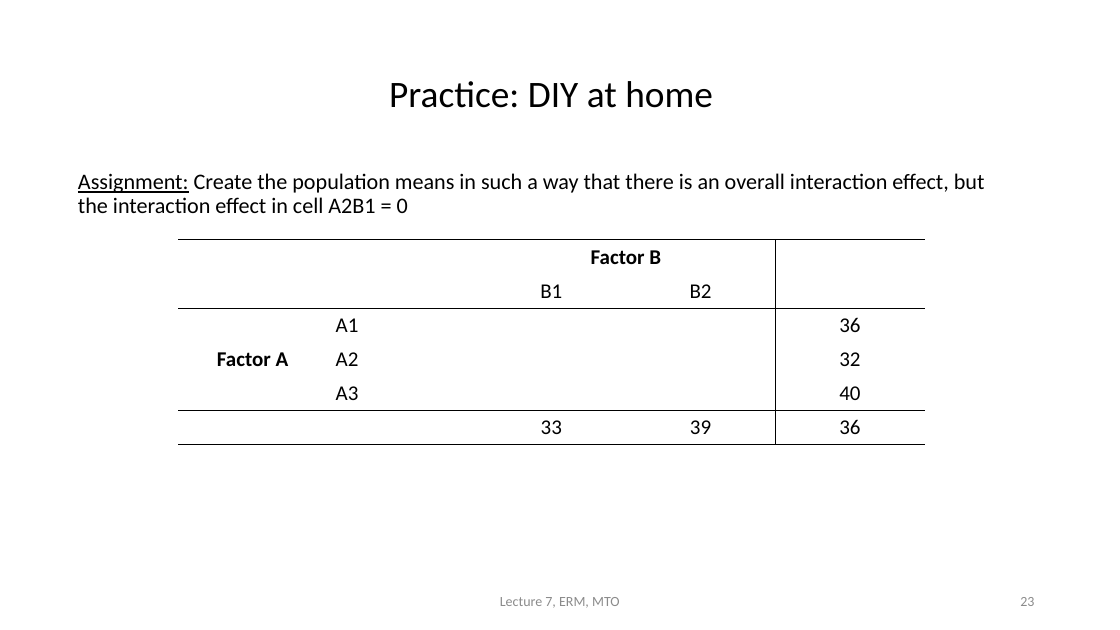
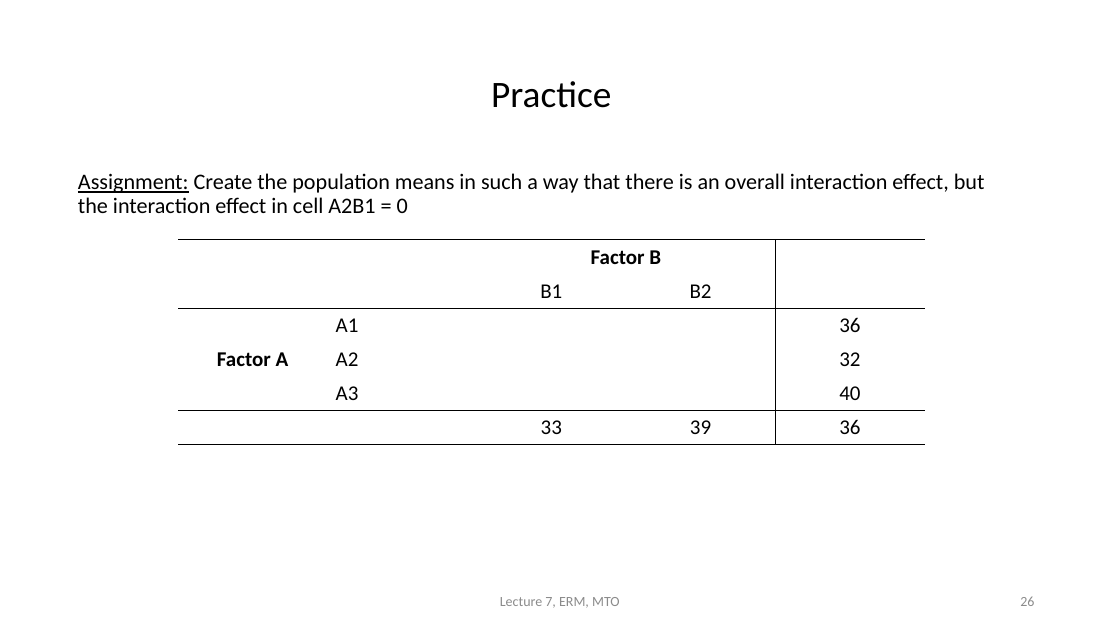
Before and after one commit to cjvanlissa/erm, a slide deck: slide 26 of HC06/HC6_EN.pptx (slide 23 before the commit). Drawn at 1120x630 pixels with LibreOffice and Linux fonts; fonts in the diff are those of the drawing. Boxes give left, top, right and bottom in pixels: in the first picture for what was removed or moved away, otherwise in the second. Text is boxed around its words. In the diff, an @@ line names an element or a change of style, - is before the commit and + after.

```diff
--- a/HC06/HC6_EN.pptx
+++ b/HC06/HC6_EN.pptx
@@ title at (491, 81, 611, 108): text changed @@
-Practice: DIY at home
+Practice
@@ page number at (1020, 597, 1034, 606): text changed @@
-23
+26
```
Also in this commit, not shown: 1 other slide changed, 5 slides added, 1 other file.
